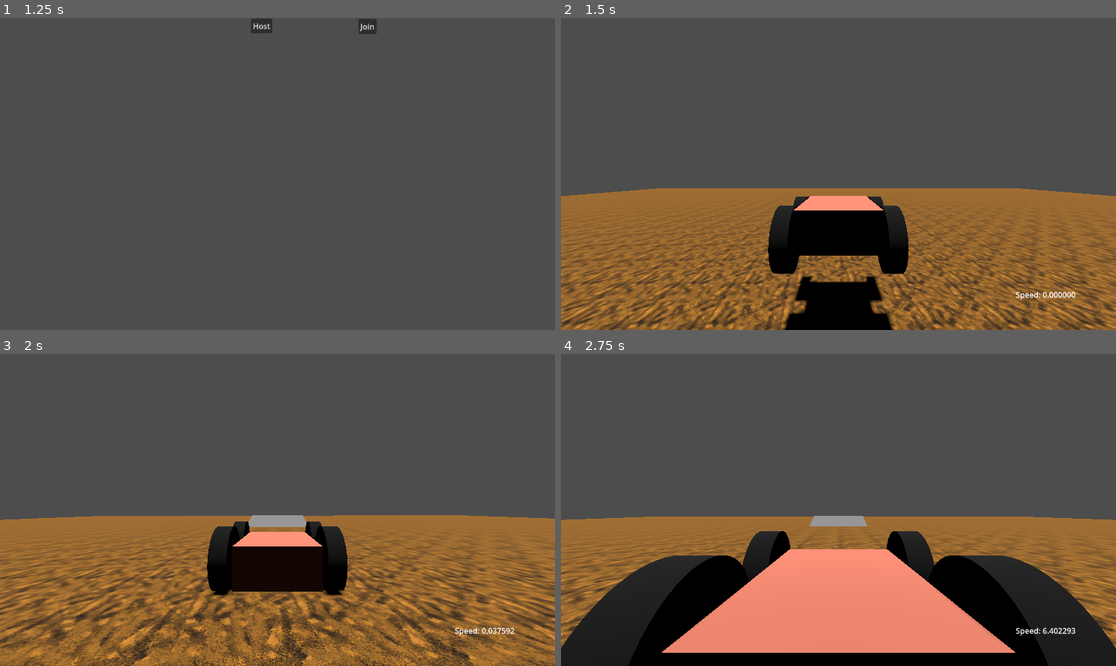
Above: before the commit, frames 1-4 (two rows, left to right).
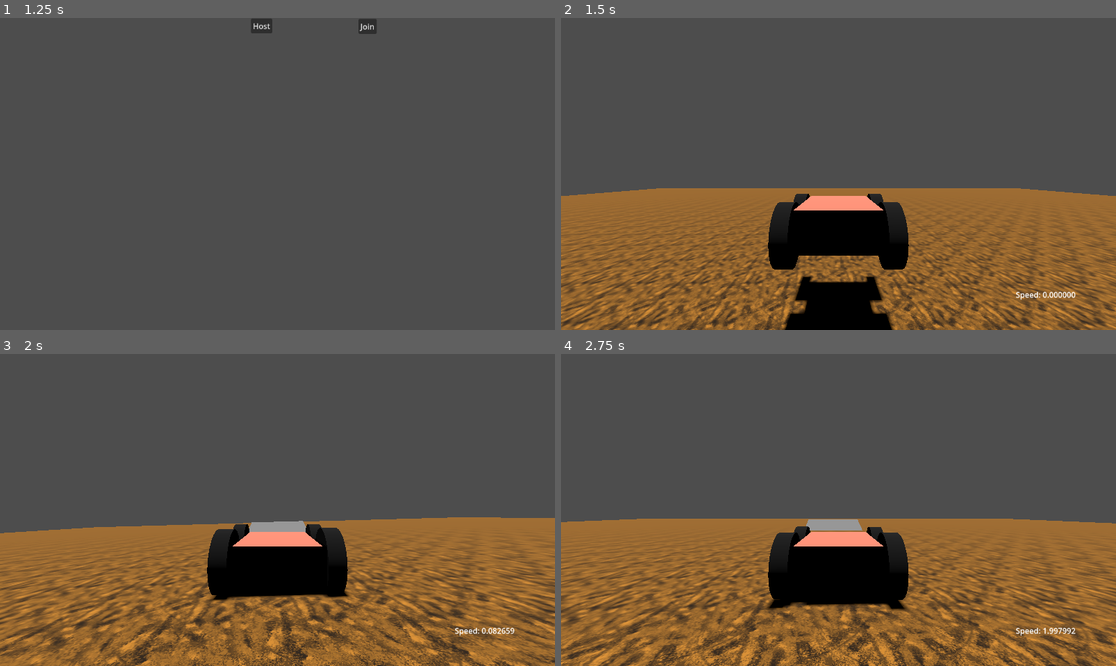
Above: after the commit, the same moments.

Repository: Aadniz/pqcrg
Game: Godot game, scene res://game_scene.tscn
The game is run twice, just before and just after one commit, with the same random seed, the same clock (stepped at 60 frames per second) and the same inputs.
Inputs:
- Up to frame 1 (1.25 s): tap Enter at 0.5 s; hold D (right) from 0.53 s (still down)
- Up to frame 2 (1.5 s): release D (right) at 1.25 s; click "Host" at 1.25 s
- Up to frame 3 (2 s): no input
- Up to frame 4 (2.75 s): hold S (backward) from 2.03 s (still down)

Frame 1 is identical in both runs. In frame 2, 0.4% of the frame differs, in the area x 37-63%, y 56-82%; in frame 3, 17%; in frame 4, 37%, in the area x 0-100%, y 51-100%.

Commit message:
changed car feel

Diff:
--- a/multiplayergame/player.gd
+++ b/multiplayergame/player.gd
@@ -3,7 +3,7 @@
 @onready var camera_3d = $cam_origin/SpringArm3D/Camera3D
 
 const MAX_STEER = 0.8
-const ENGINE_POWER = 300
+const ENGINE_POWER = 600
 
 # Called when the node enters the scene tree for the first time.
 func _ready():
--- a/multiplayergame/player.tscn
+++ b/multiplayergame/player.tscn
@@ -31,6 +31,7 @@
 
 [node name="player" type="VehicleBody3D"]
 transform = Transform3D(1, 0, 0, 0, 1, 0, 0, 0, 1, 0, 1.49616, 0)
+mass = 250.0
 script = ExtResource("1_w8jw2")
 
 [node name="MeshInstance3D" type="MeshInstance3D" parent="."]
@@ -42,6 +43,15 @@
 [node name="front_left_wheel" type="VehicleWheel3D" parent="."]
 transform = Transform3D(-4.37114e-08, 0, -1, 0, 1, 0, 1, 0, -4.37114e-08, -0.6, 0, 0.64)
 use_as_steering = true
+wheel_roll_influence = 0.01
+wheel_radius = 0.4
+wheel_rest_length = 0.1
+wheel_friction_slip = 8.0
+suspension_travel = 0.1
+suspension_stiffness = 50.0
+suspension_max_force = 1000.0
+damping_compression = 0.3
+damping_relaxation = 0.5
 
 [node name="MeshInstance3D" type="MeshInstance3D" parent="front_left_wheel"]
 transform = Transform3D(-4.37114e-08, -1, 0, 1, -4.37114e-08, 0, 0, 0, 1, 0, 0, 0)
@@ -50,6 +60,15 @@
 [node name="front_right_wheel" type="VehicleWheel3D" parent="."]
 transform = Transform3D(-4.37114e-08, 0, -1, 0, 1, 0, 1, 0, -4.37114e-08, -0.599879, 0, -0.639558)
 use_as_steering = true
+wheel_roll_influence = 0.01
+wheel_radius = 0.4
+wheel_rest_length = 0.1
+wheel_friction_slip = 8.0
+suspension_travel = 0.1
+suspension_stiffness = 50.0
+suspension_max_force = 1000.0
+damping_compression = 0.3
+damping_relaxation = 0.5
 
 [node name="MeshInstance3D" type="MeshInstance3D" parent="front_right_wheel"]
 transform = Transform3D(-4.37114e-08, -1, 0, 1, -4.37114e-08, 0, 0, 0, 1, 0, 0, 0)
@@ -58,6 +77,14 @@
 [node name="back_left_wheel" type="VehicleWheel3D" parent="."]
 transform = Transform3D(-4.37114e-08, 0, -1, 0, 1, 0, 1, 0, -4.37114e-08, 0.458, 0, 0.64)
 use_as_traction = true
+wheel_roll_influence = 0.01
+wheel_radius = 0.4
+wheel_rest_length = 0.1
+wheel_friction_slip = 8.0
+suspension_stiffness = 60.0
+suspension_max_force = 1000.0
+damping_compression = 0.3
+damping_relaxation = 0.5
 
 [node name="MeshInstance3D" type="MeshInstance3D" parent="back_left_wheel"]
 transform = Transform3D(-4.37114e-08, -1, 0, 1, -4.37114e-08, 0, 0, 0, 1, 0, 0, 0)
@@ -66,6 +93,14 @@
 [node name="back_right_wheel" type="VehicleWheel3D" parent="."]
 transform = Transform3D(-4.37114e-08, 0, -1, 0, 1, 0, 1, 0, -4.37114e-08, 0.457959, 0, -0.639558)
 use_as_traction = true
+wheel_roll_influence = 0.01
+wheel_radius = 0.4
+wheel_rest_length = 0.1
+wheel_friction_slip = 8.0
+suspension_stiffness = 60.0
+suspension_max_force = 1000.0
+damping_compression = 0.3
+damping_relaxation = 0.5
 
 [node name="MeshInstance3D" type="MeshInstance3D" parent="back_right_wheel"]
 transform = Transform3D(-4.37114e-08, -1, 0, 1, -4.37114e-08, 0, 0, 0, 1, 0, 0, 0)
